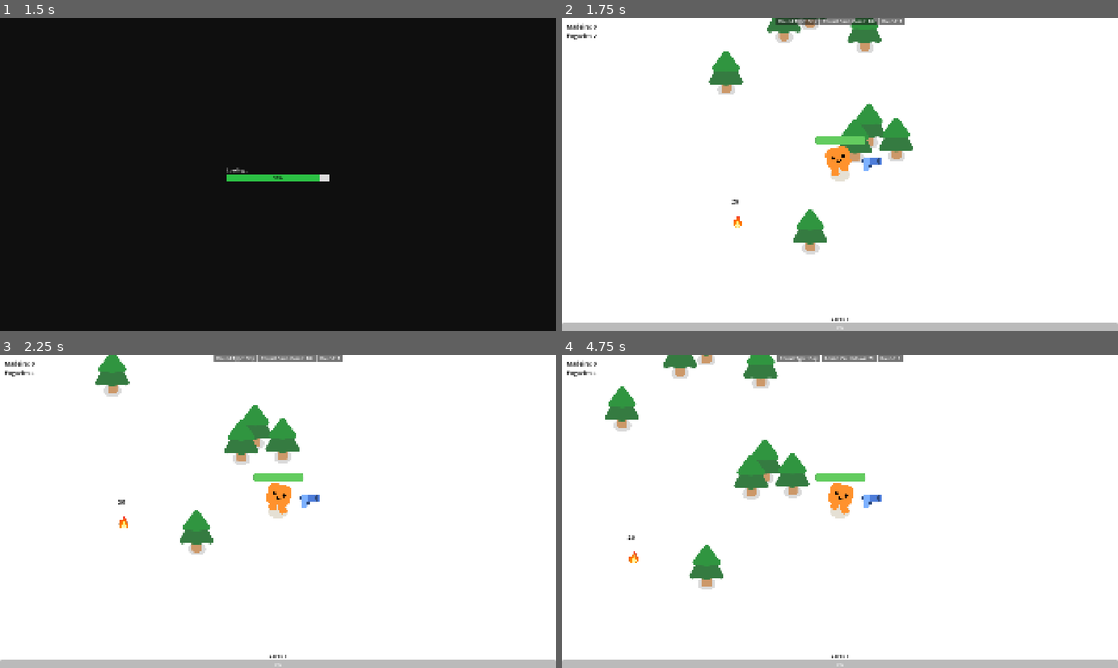
Above: before the commit, frames 1-4 (two rows, left to right).
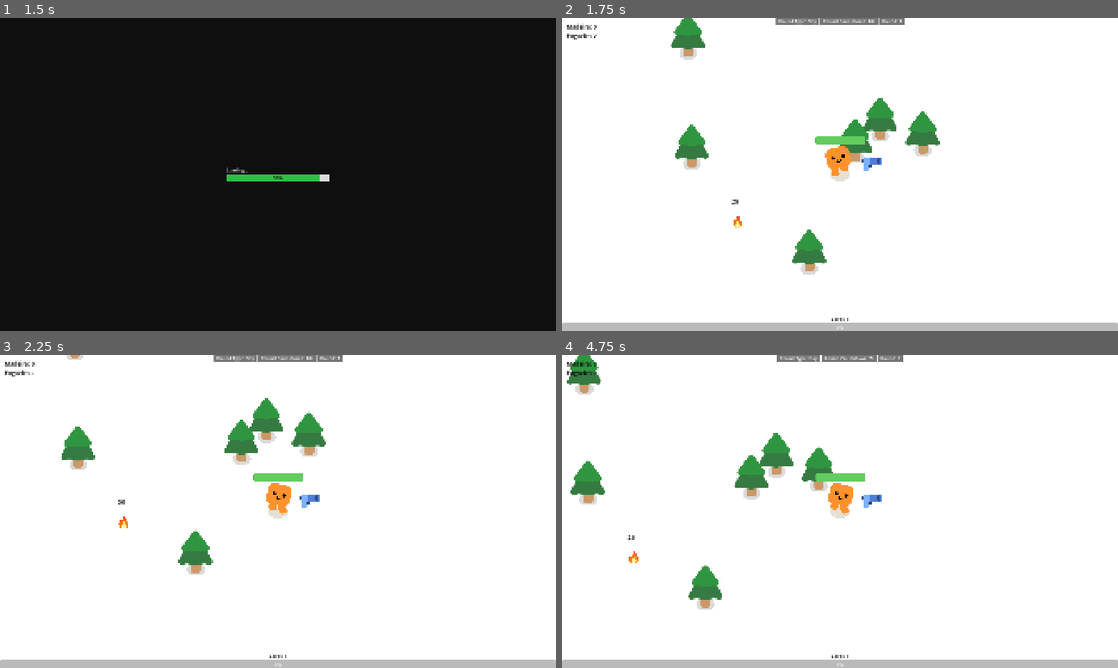
Above: after the commit, the same moments.

Repository: Gharantes/Projeto-desenvolvimento-jogo
Game: Godot game, scene res://game/main_menu/main_menu.tscn
Same seed, same stepped clock (60 frames per second), same inputs: the game is played once before the commit and once after it.
Inputs:
- Up to frame 1 (1.5 s): click "New Game" at 0.5 s; hold D (move_right) from 1.28 s (still down); hold E (e) from 1.28 s (still down)
- Up to frame 2 (1.75 s): keep holding D (move_right); keep holding E (e)
- Up to frame 3 (2.25 s): release D (move_right) at 2.03 s; release E (e) at 2.03 s; hold S (move_down) from 2.03 s (still down); tap E (e) at 2.1 s
- Up to frame 4 (4.75 s): release S (move_down) at 2.78 s; hold D (move_right) 2.78-3.53 s; hold E (e) 2.78-3.53 s; hold W (move_up) 3.53-4.28 s; tap E (e) at 3.6 s; hold A (move_left) from 4.28 s (still down); hold E (e) from 4.28 s (still down)

Frame 1 is identical in both runs. In frame 2, 4.9% of the frame differs, in the area x 19-68%, y 0-82%; in frame 3, 3.5%; in frame 4, 4.8%.

Commit message:
Trees Respawn

Diff:
--- a/game/game.gd
+++ b/game/game.gd
@@ -8,14 +8,13 @@
 const NUM_TREES = 8
 const MIN_DIST_FROM_CAMPFIRE = 250.0
 const MIN_DIST_FROM_PLAYER = 150.0
-const MAX_DIST_FROM_PLAYER = 600.0
+const MAX_DIST_FROM_PLAYER = 900.0
 
 func _ready() -> void:
 	round_countdown.day_started.connect(_on_day_started)
 	round_countdown.night_started.connect(_on_night_started)
 	round_countdown.last_night_survived.connect(_on_last_night_survived)
 	_on_day_started()
-	_spawn_trees()
 	%Campfire.campfire_extinguished.connect(_on_campfire_extinguished)
 
 func _process(_delta: float) -> void:
@@ -57,6 +56,8 @@
 func _on_day_started():
 	do_spawn_mobs = false
 	get_tree().call_group("mobs", "die")
+	get_tree().call_group("tree", "queue_free")
+	_spawn_trees()
 
 func _on_night_started():
 	do_spawn_mobs = true
--- a/trees/pine_tree.gd
+++ b/trees/pine_tree.gd
@@ -18,6 +18,7 @@
 	TREE_IS_CUT = true
 	%PineTree.visible = false
 	%CutPineTree.visible = true
+	$CollisionShape2D.disabled = true
 	hide_popup()
 
 func _on_area_2d_body_entered(body: Node2D) -> void:
